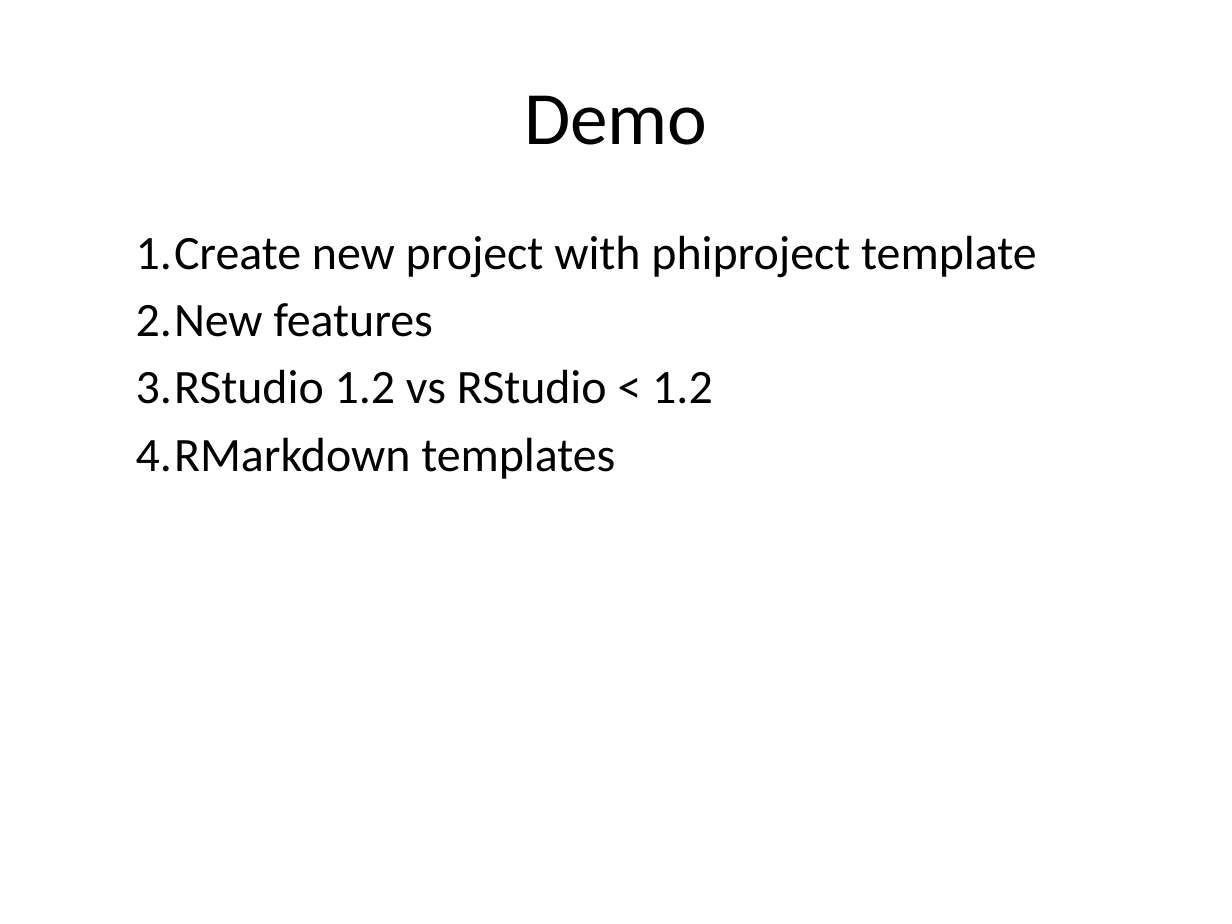
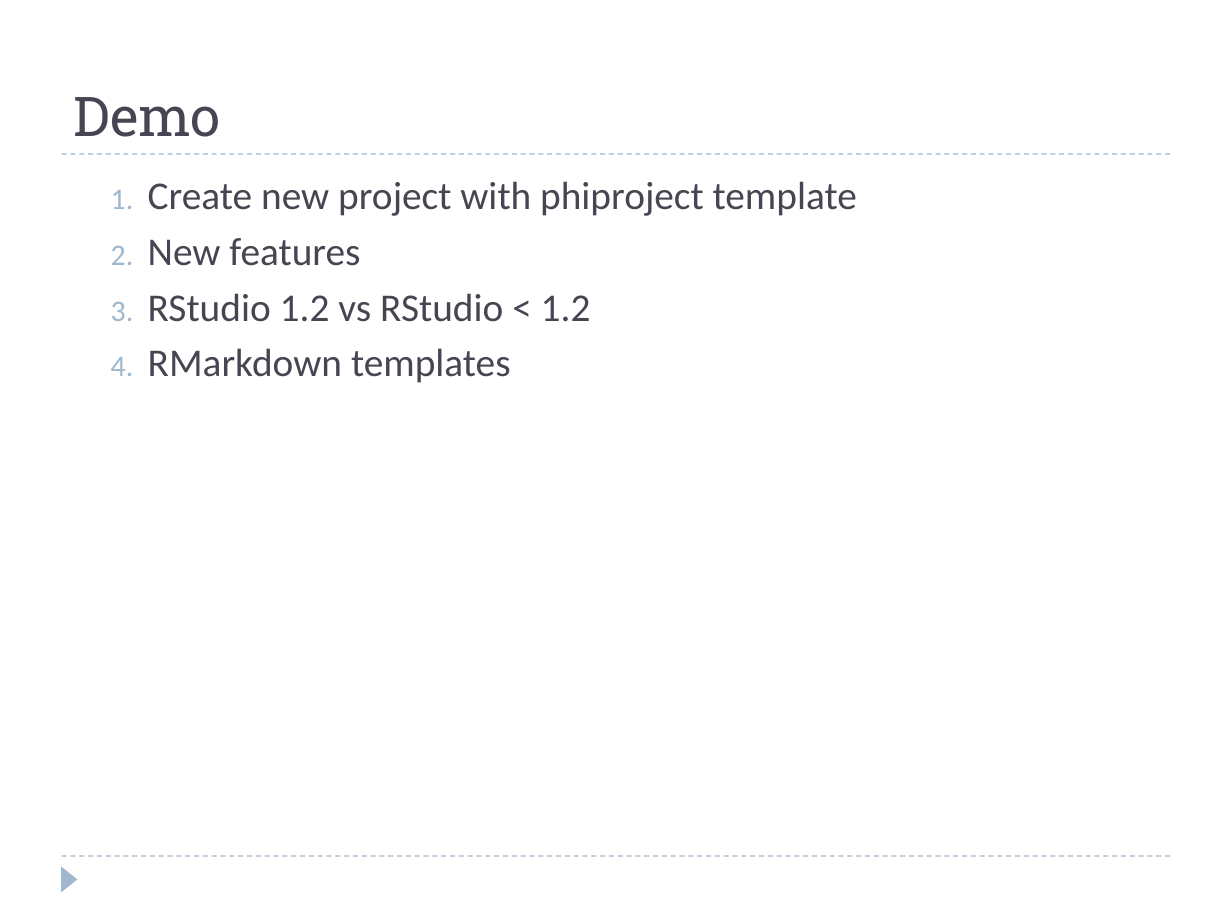
Before and after one commit to alan-y/phiproject-talk, a slide deck: slide 7 of phiproject_ay.pptx. Drawn at 1232x924 pixels with LibreOffice and Linux fonts; fonts in the diff are those of the drawing. Boxes give left, top, right and bottom in pixels: in the first picture for what was removed or moved away, otherwise in the second. Text is boxed around its words. In the diff, an @@ line names an element or a change of style, - is before the commit and + after.

```diff
--- a/phiproject_ay.pptx
+++ b/phiproject_ay.pptx
@@ title "Demo": place and size @@
-title "Demo" at [524, 95, 707, 145]
+title "Demo" at [74, 97, 221, 137]
@@ title "Demo" at [74, 97, 221, 137]: size 44 to 32 pt, font Calibri to Roboto Slab, text colour #000000 to #464653; alignment centre to left; vertical alignment middle to bottom @@
@@ text "Create new project with phiproject ...": place and size @@
-text "Create new project with phiproject ..." at [136, 235, 1037, 479]
+text "Create new project with phiproject ..." at [148, 181, 857, 383]
@@ text "Create new project with phiproject ..." at [148, 181, 857, 383]: size 28 to 23 pt, text colour #000000 to #464653; indent changed @@
@@ line added from (62, 154) to (1170, 154), #9FB8CD 0.75 pt dashed @@
@@ line added from (62, 856) to (1170, 856), #9FB8CD 0.75 pt dashed @@
@@ triangle added at [62, 866, 78, 892], fill #9FB8CD @@
```
Also in this commit, not shown: 10 other slides changed, 4 other files.
